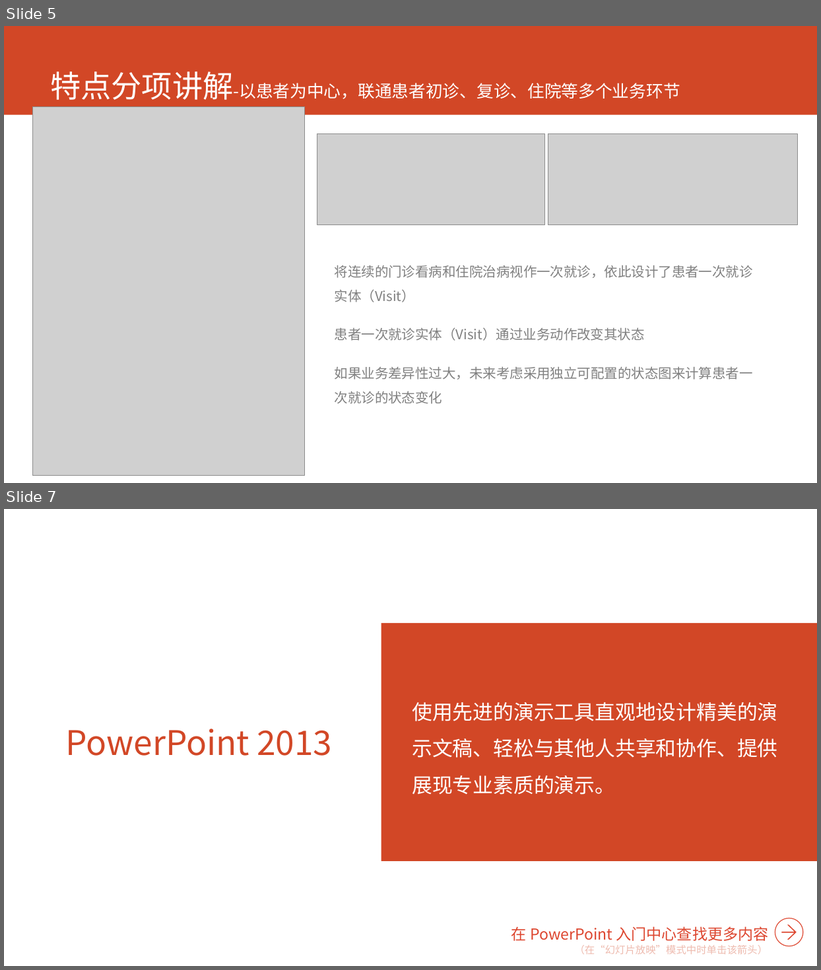
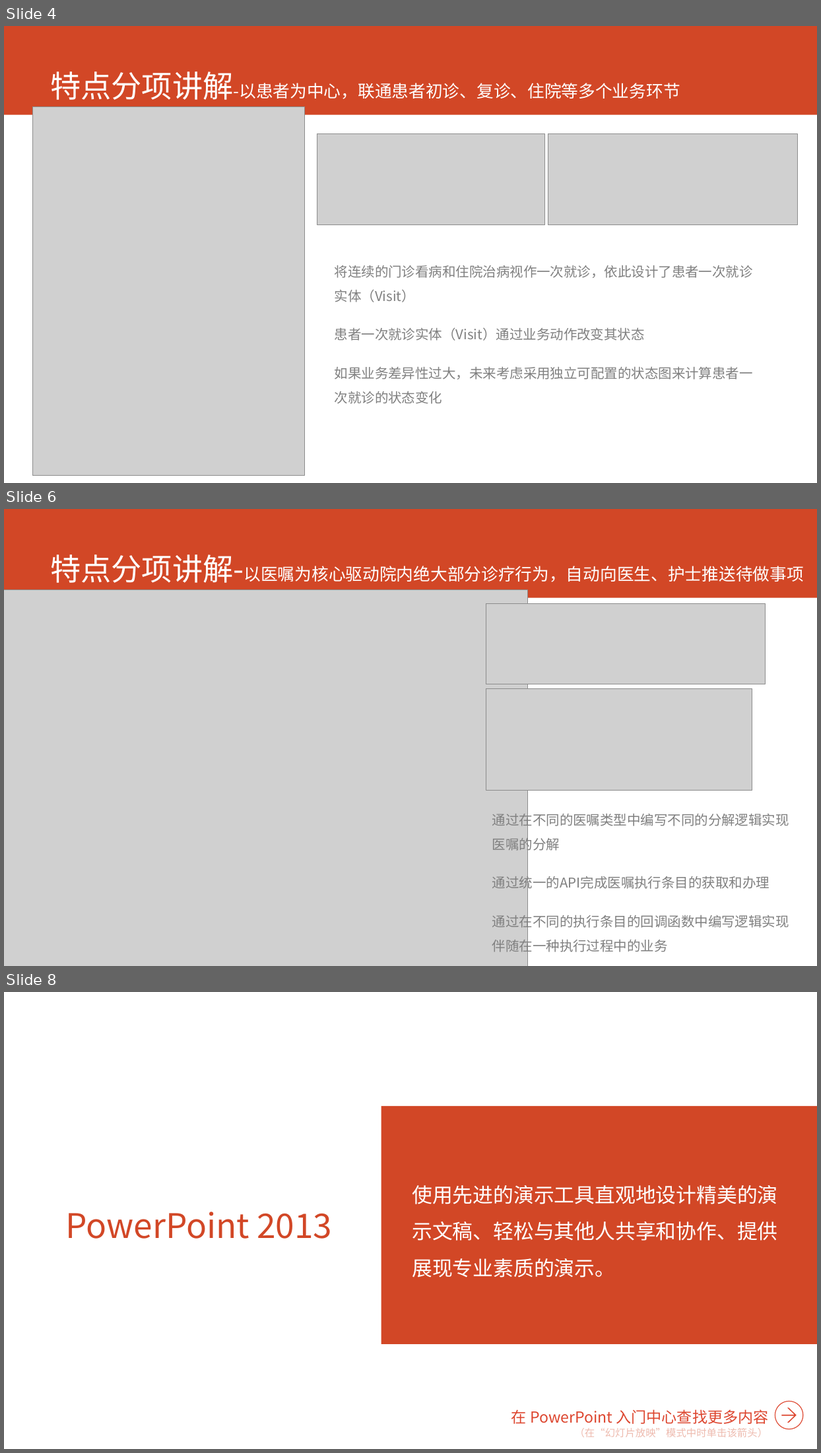
Before and after one commit to AppSecAI-TEST/hospital, a slide deck: doc/EVE新一代HIS核心系统.pptx. Shown one above the other, each under a label of ours: slides 5 and 7 before the commit, slides 4, 6 and 8 after it; the slides between them are not shown. The pictures are 821x970 and 821x1453 pixels, drawn with LibreOffice and Linux fonts; fonts in the diff are those of the drawing; grey boxes stand for pictures. Boxes give left, top, right and bottom in pixels: in the first picture for what was removed or moved away, otherwise in the second. Text is boxed around its words. In the diff, an @@ line names an element or a change of style, - is before the commit and + after.

```diff
--- a/doc/EVE新一代HIS核心系统.pptx
+++ b/doc/EVE新一代HIS核心系统.pptx
@@ slide 6 added at bbox=[4, 509, 817, 966], background #FFFFFF; not listed: 1 template element that a slide beside it also shows @@
@@ title added at bbox=[50, 555, 804, 583], 20 pt, text #FFFFFF @@
+特点分项讲解-以医嘱为核心驱动院内绝大部分诊疗行为，自动向医生、护士推送待做事项
@@ picture added at bbox=[4, 590, 527, 966] @@
@@ picture added at bbox=[486, 603, 766, 684] @@
@@ picture added at bbox=[486, 689, 752, 791] @@
@@ text added at bbox=[492, 812, 789, 955], 16 pt, text #808080 @@
+通过在不同的医嘱类型中编写不同的分解逻辑实现医嘱的分解
+通过统一的API完成医嘱执行条目的获取和办理
+通过在不同的执行条目的回调函数中编写逻辑实现伴随在一种执行过程中的业务
@@ what was slide 5 is now slide 4 @@
@@ what was slide 7 is now slide 8 @@
```
Also in this commit, not shown: 1 slide changed, 1 other slide added, 1 slide removed, 1 other file.
